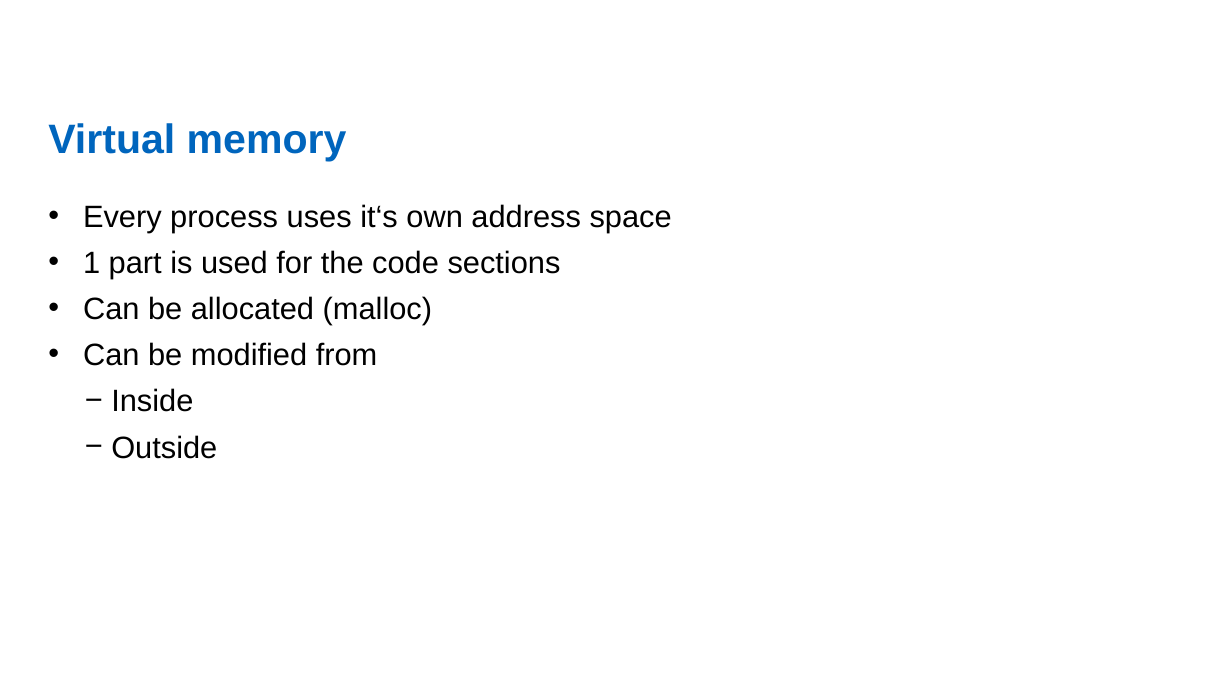
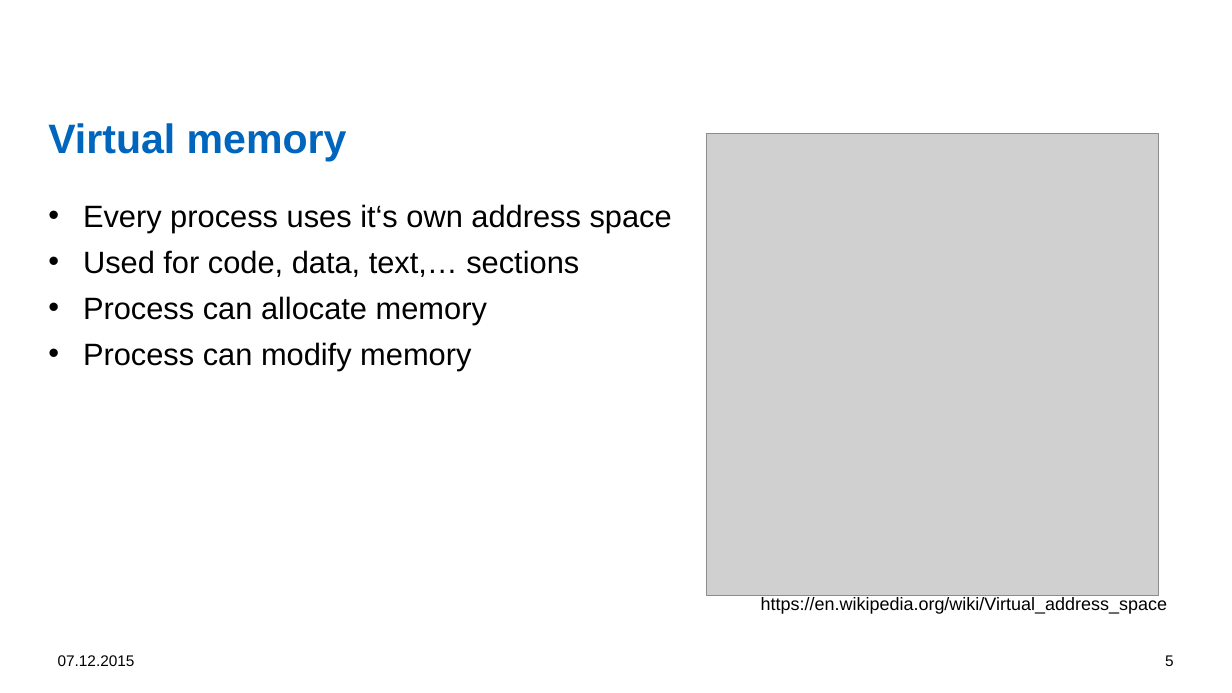
Before and after one commit to dennisfischer/bachelors-thesis, a slide deck: slide 5 of Presentations/Overview of illegal memory modifications - Attacks and Defenses.pptx (slide 3 before the commit). Drawn at 1232x693 pixels with LibreOffice and Linux fonts; fonts in the diff are those of the drawing; grey boxes stand for pictures; background and template pictures are left out. Boxes give left, top, right and bottom in pixels: in the first picture for what was removed or moved away, otherwise in the second. Text is boxed around its words. In the diff, an @@ line names an element or a change of style, - is before the commit and + after.

```diff
--- a/Presentations/Overview of illegal memory modifications - Attacks and Defenses.pptx
+++ b/Presentations/Overview of illegal memory modifications - Attacks and Defenses.pptx
@@ picture added at (707,133,1160,595) @@
@@ text at (83,250,579,371): text changed @@
-• 1 part is used for the code sections
-• Can be allocated (malloc)
-• Can be modified from
-      − Inside
-      − Outside
+• Used for code, data, text,… sections
+• Process can allocate memory
+• Process can modify memory
@@ text added at (761,597,1168,614), 14 pt, text #000000 @@
+https://en.wikipedia.org/wiki/Virtual_address_space
@@ text added at (58,655,135,666), 12 pt, text #000000 @@
+07.12.2015
@@ page number added at (1165,655,1174,666), 12 pt, text #000000 @@
+5
```
Also in this commit, not shown: 10 other slides changed, 7 slides added, 8 slides removed, 15 other files.
